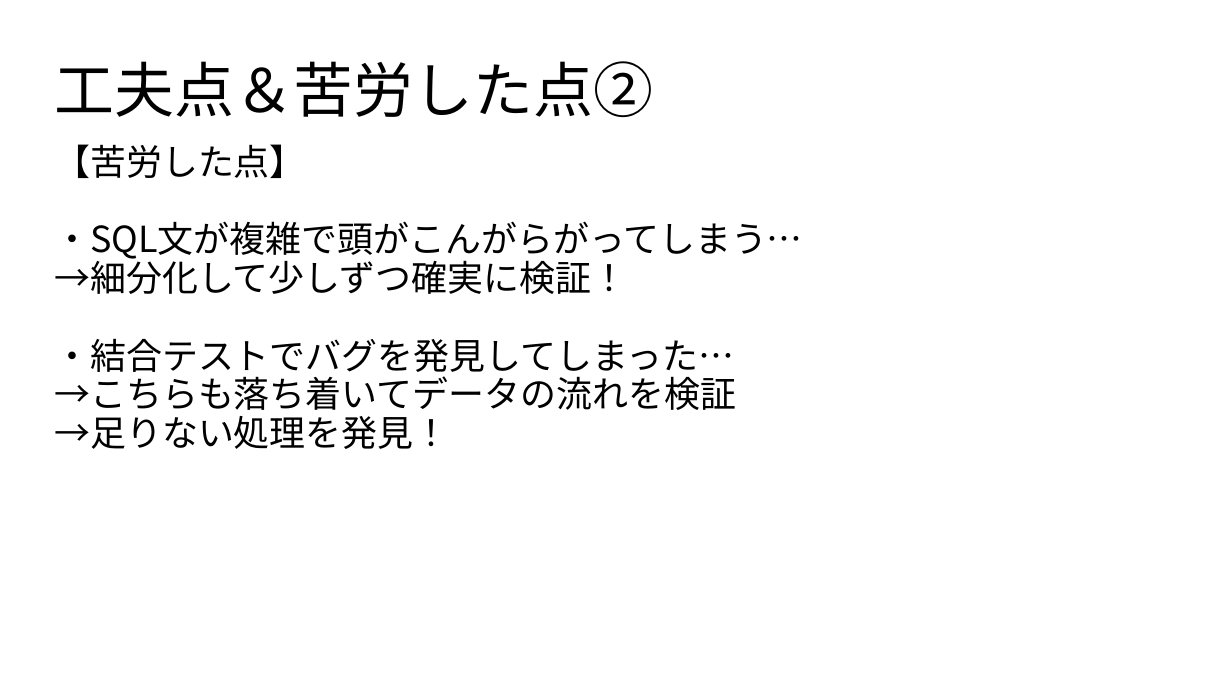
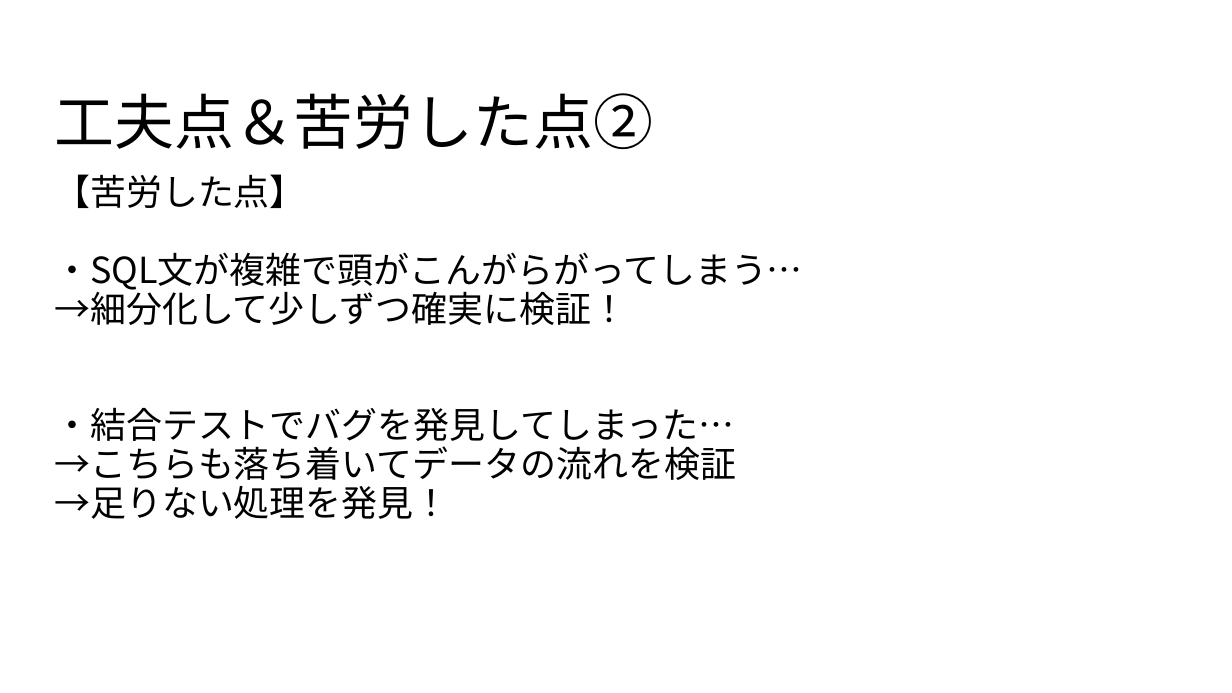
Before and after one commit to dojo2022/C-4, a slide deck: slide 14 of C-4_配布資料/C４_発表スライド.pptx. Drawn at 1232x693 pixels with LibreOffice and Linux fonts; fonts in the diff are those of the drawing. Boxes give left, top, right and bottom in pixels: in the first picture for what was removed or moved away, otherwise in the second. Text is boxed around its words. In the diff, an @@ line names an element or a change of style, - is before the commit and + after.

```diff
--- a/C-4_配布資料/C４_発表スライド.pptx
+++ b/C-4_配布資料/C４_発表スライド.pptx
@@ title "工夫点＆苦労した点②": place and size @@
-title "工夫点＆苦労した点②" at <box>54,61,653,117</box>
+title "工夫点＆苦労した点②" at <box>54,93,653,149</box>
@@ text "【苦労した点】" rewrapped from <box>54,144,803,449</box> to <box>54,174,803,519</box> @@
```
Also in this commit, not shown: 18 other slides changed.
